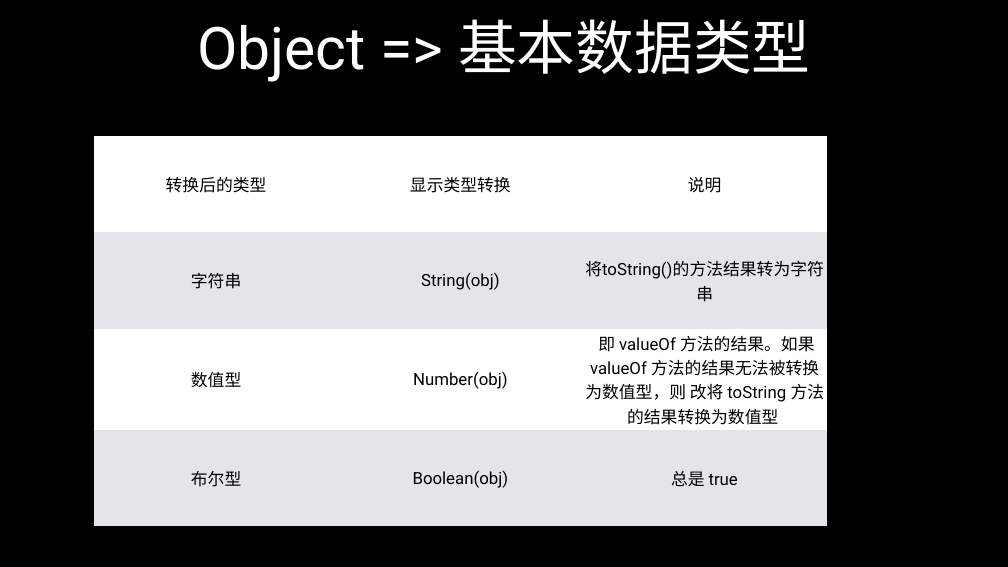
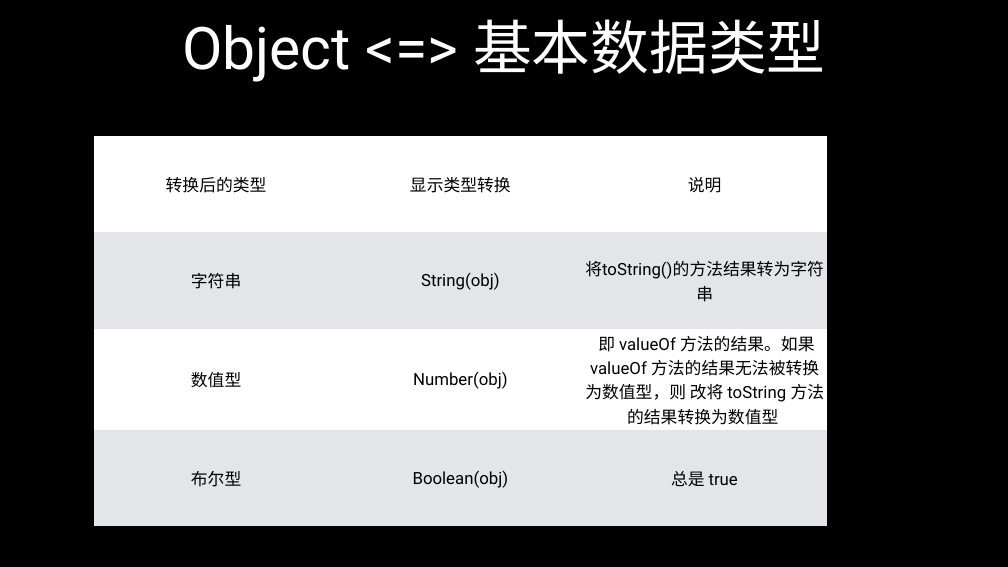
Before and after one commit to zmclass/web-study, a slide deck: slide 8 of 2019-11-11/ppt/javascript-类型转换与运算符.pptx. Drawn at 1008x567 pixels with LibreOffice and Linux fonts; fonts in the diff are those of the drawing. Boxes give left, top, right and bottom in pixels: in the first picture for what was removed or moved away, otherwise in the second. Text is boxed around its words. In the diff, an @@ line names an element or a change of style, - is before the commit and + after.

Commit message:
类型转换与运算符讲义下

```diff
--- a/2019-11-11/ppt/javascript-类型转换与运算符.pptx
+++ b/2019-11-11/ppt/javascript-类型转换与运算符.pptx
@@ title at (182,19,826,82): text changed @@
-Object => 基本数据类型
+Object <=> 基本数据类型
```
Also in this commit, not shown: 2 other slides changed, 3 slides added, 1 slide removed, 4 other files.
